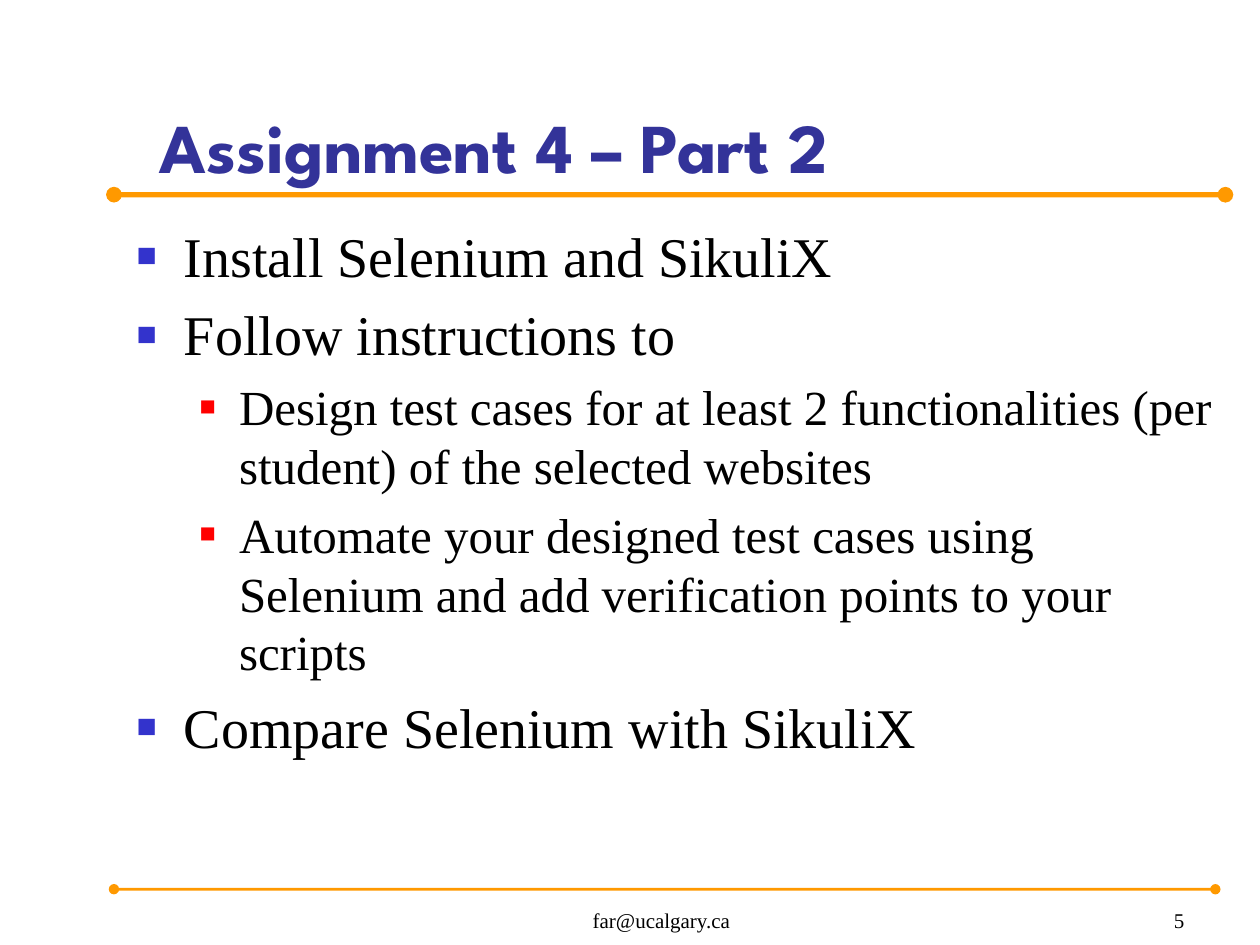
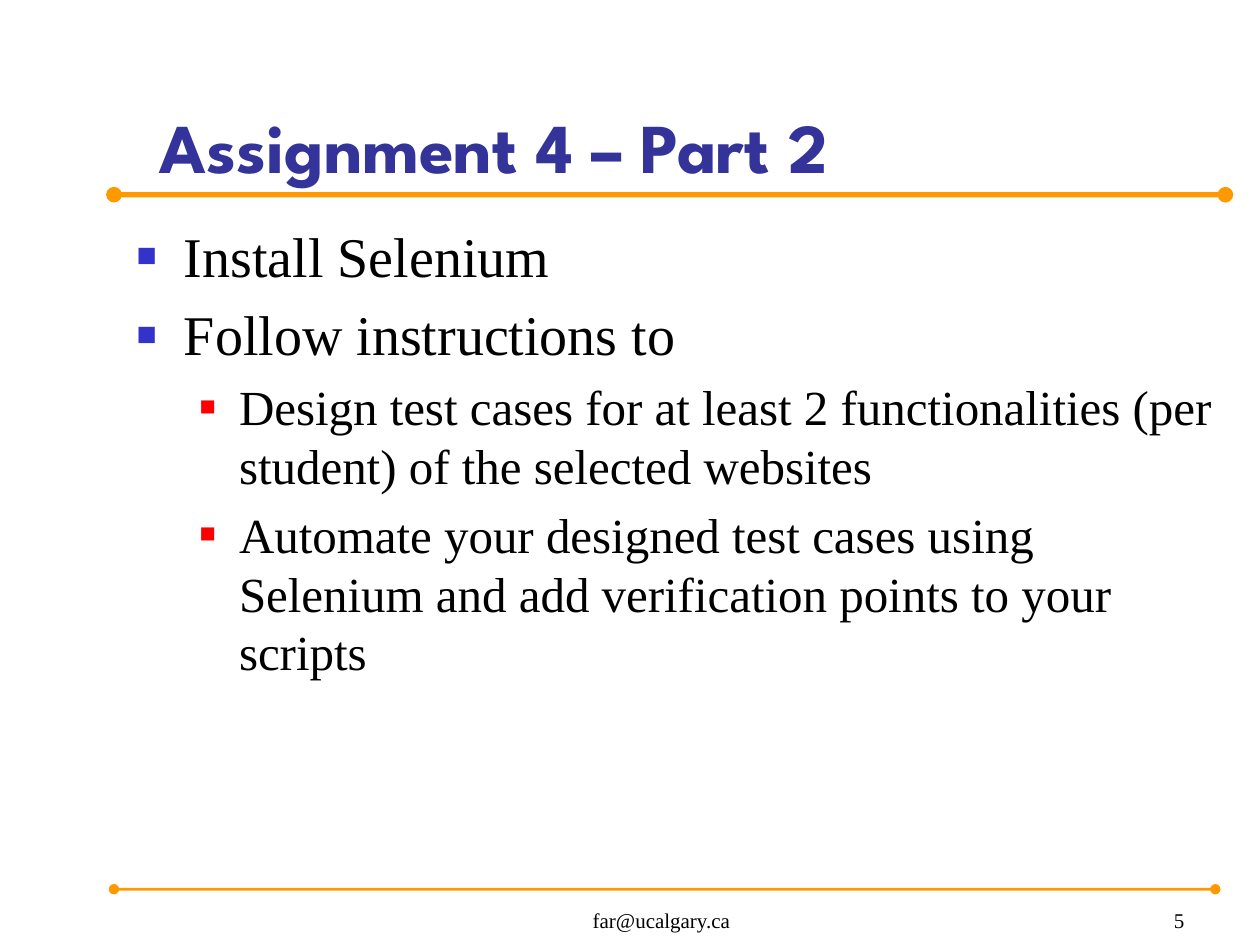
Before and after one commit to seng637-Winter/seng637-a4, a slide deck: slide 5 of SENG637-A4.pptx. Drawn at 1260x945 pixels with LibreOffice and Linux fonts; fonts in the diff are those of the drawing; background and template pictures are left out. Boxes give left, top, right and bottom in pixels: in the first picture for what was removed or moved away, otherwise in the second. Text is boxed around its words. In the diff, an @@ line names an element or a change of style, - is before the commit and + after.

```diff
--- a/SENG637-A4.pptx
+++ b/SENG637-A4.pptx
@@ text at (184, 238, 549, 278): text changed @@
-■ Install Selenium and SikuliX
+■ Install Selenium
@@ text at (184, 709, 916, 758): paragraph removed @@
-■ Compare Selenium with SikuliX
```
